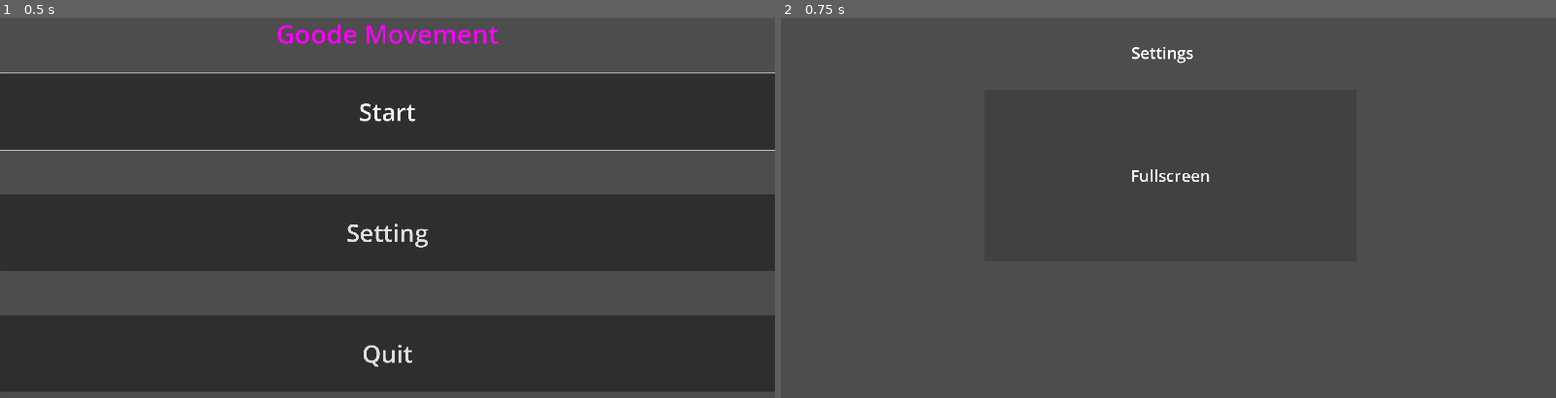
Above: before the commit, frames 1-2 (left to right).
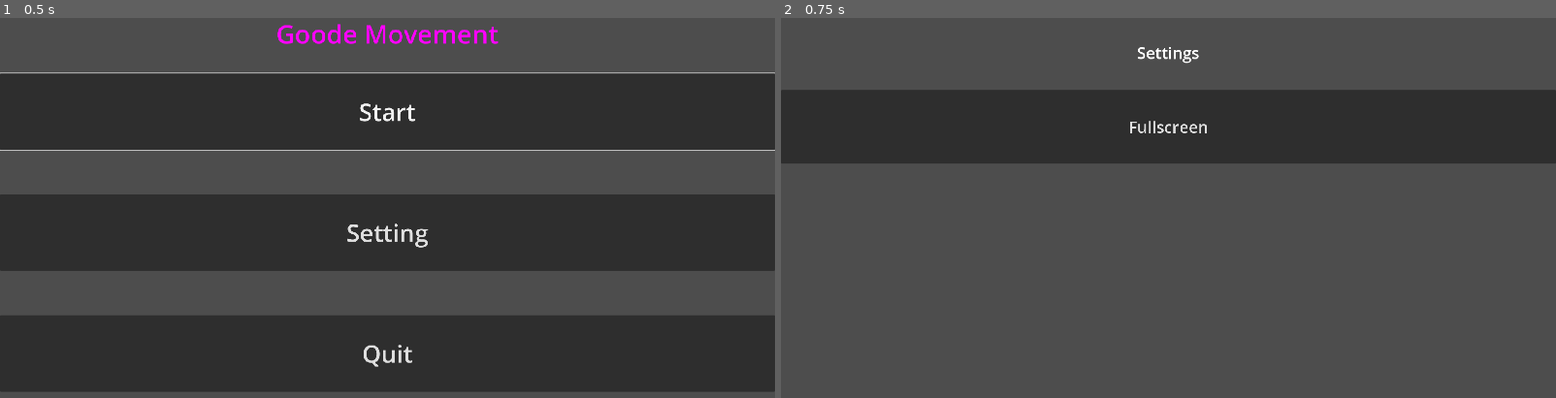
Above: after the commit, the same moments.

Repository: Allophycocyanin/GoodeMovement
Game: Godot game, scene res://main_menu.tscn
The game is run twice, just before and just after one commit, with the same random seed, the same clock (stepped at 60 frames per second) and the same inputs.
Inputs:
- Up to frame 1 (0.5 s): no input
- Up to frame 2 (0.75 s): click "Setting" at 0.5 s

Frame 1 is identical in both runs. In frame 2, 10% of the frame differs, in the area x 0-100%, y 7-44%.

Commit message:
Update settings.tscn

Diff:
--- a/settings.tscn
+++ b/settings.tscn
@@ -6,9 +6,8 @@
 script = ExtResource("1_pa5j6")
 
 [node name="Label" type="Label" parent="."]
-offset_left = 345.0
 offset_top = 32.0
-offset_right = 1547.0
+offset_right = 1920.0
 offset_bottom = 265.0
 theme_override_font_sizes/font_size = 40
 text = "Settings"
@@ -16,10 +15,9 @@
 vertical_alignment = 1
 
 [node name="Fullscreen" type="Button" parent="."]
-offset_left = 504.0
 offset_top = 241.0
-offset_right = 1426.0
-offset_bottom = 666.0
+offset_right = 1920.0
+offset_bottom = 424.0
 theme_override_font_sizes/font_size = 40
 text = "Fullscreen"
 
